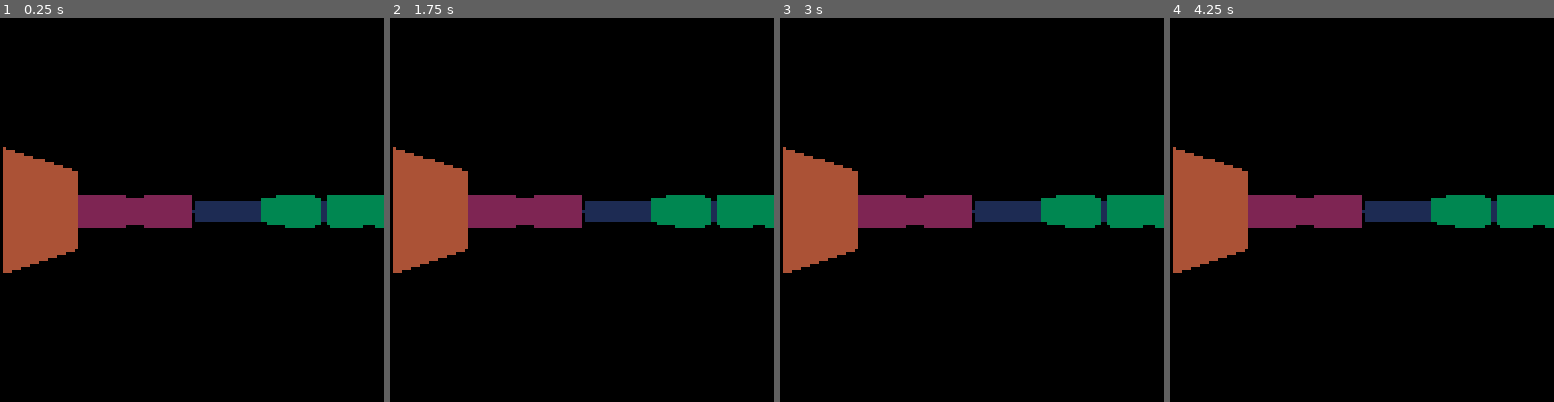
Above: before the commit, frames 1-4 (left to right).
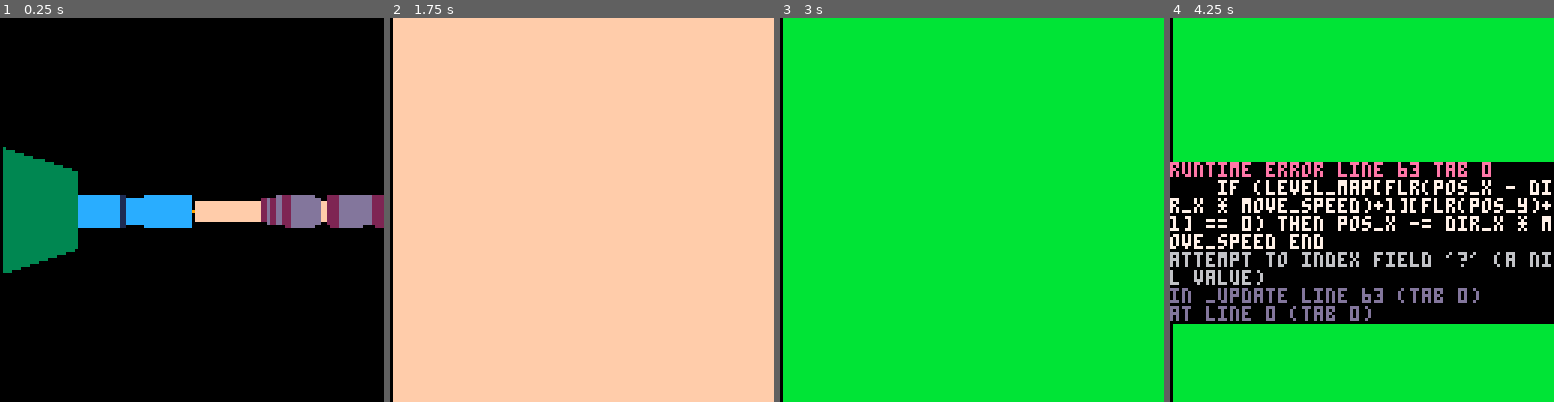
Above: after the commit, the same moments.

Repository: garyjohnson/pico8-sandbox
Game: PICO-8 cartridge raycasting/raycasting.p8
Two runs of this game, one before a commit and one after it. Both use one fixed random seed, a clock stepped at 60 frames per second and the inputs below.
Inputs:
- Up to frame 1 (0.25 s): no input
- Up to frame 2 (1.75 s): tap X (X key) at 0.33, 1.07 s; tap O (Z key) at 0.7, 1.7 s; hold Right from 1.6 s (still down)
- Up to frame 3 (3 s): tap X (X key) at 1.85, 2.97 s; release Right at 2.1 s; tap O (Z key) at 2.1, 2.5, 2.9 s; hold Up 2.15-2.42 s; hold Right from 2.47 s (still down)
- Up to frame 4 (4.25 s): release Right at 3.03 s; hold Left 3.08-3.58 s; tap O (Z key) at 3.3, 3.7, 4.1 s; hold Down 3.63-3.97 s; hold Right from 4.02 s (still down); tap X (X key) at 4.08 s

The runs differ from the first frame. In frame 1, 11% of the frame differs, in the area x 0-100%, y 33-67%; in frame 2, 99%, in the area x 0-100%, y 0-100%; in frame 3, 99%; in frame 4, 75%.
Error after the commit: runtime error line 63 tab 0; if (level_map[flr(pos_x - dir_x * move_speed)+1][flr(pos_y)+1] == 0) then pos_x -= dir_x * move_speed end; attempt to index field …

Commit message:
Movement, wip

Diff:
--- a/raycasting/raycasting.p8
+++ b/raycasting/raycasting.p8
@@ -2,21 +2,25 @@
 version 8
 __lua__
 
+KEY_LEFT=0
+KEY_RIGHT=1
+KEY_UP=2
+KEY_DOWN=3
+
 screen_width=128
 screen_height=128
 
 map_width=24
 map_height=24
 
-position_x=22
-position_y=12
-direction_x=-1
-direction_y=0
+pos_x=22
+pos_y=12
+dir_x=-1
+dir_y=0
 plane_x=0
 plane_y=0.66
 time=0
 old_time=0
-
 
 level_map={
   {1,1,1,1,1,1,1,1,1,1,1,1,1,1,1,1,1,1,1,1,1,1,1,1},
@@ -49,16 +53,47 @@
 end
 
 function _update()
+  move_speed = 5 * 1/60
+  rotate_speed = 3 * 1/60
+
+  if (btn(KEY_UP)) then
+    printh('up')
+    if (level_map[flr(pos_x + dir_x * move_speed)+1][flr(pos_y)+1] == 0) then pos_x += dir_x * move_speed end
+    if (level_map[flr(pos_x)+1][flr(pos_y + dir_y * move_speed)+1] == 0) then pos_y += dir_y * move_speed end
+  end
+  if (btn(KEY_DOWN)) then
+    printh('down')
+    if (level_map[flr(pos_x - dir_x * move_speed)+1][flr(pos_y)+1] == 0) then pos_x -= dir_x * move_speed end
+    if (level_map[flr(pos_x)+1][flr(pos_y - dir_y * move_speed)+1] == 0) then pos_y -= dir_y * move_speed end
+  end
+  if (btn(KEY_LEFT)) then
+    printh('left')
+    olddir_x = dir_x
+    dir_x = dir_x + cos(-rotate_speed) - dir_y * sin(-rotate_speed)
+    dir_y = olddir_x * sin(-rotate_speed) + dir_y * cos(-rotate_speed)
+    oldplane_x = plane_x
+    plane_x = plane_x * cos(-rotate_speed) - plane_y * sin(-rotate_speed)
+    plane_y = oldplane_x * sin(-rotate_speed) + plane_y * cos(-rotate_speed)
+  end
+  if (btn(KEY_RIGHT)) then
+    printh('right')
+    olddir_x = dir_x
+    dir_x = dir_x + cos(rotate_speed) - dir_y * sin(rotate_speed)
+    dir_y = olddir_x * sin(rotate_speed) + dir_y * cos(rotate_speed)
+    oldplane_x = plane_x
+    plane_x = plane_x * cos(rotate_speed) - plane_y * sin(rotate_speed)
+    plane_y = oldplane_x * sin(rotate_speed) + plane_y * cos(rotate_speed)
+  end
 end
 
 function _draw()
   rectfill(0,0,screen_width-1,screen_height-1,0)
   for x=1,screen_width do
     camera_x = 2 * x / screen_width - 1
-    raypos_x = position_x
-    raypos_y = position_y
-    raydir_x = direction_x + plane_x * camera_x
-    raydir_y = direction_y + plane_y * camera_x
+    raypos_x = pos_x
+    raypos_y = pos_y
+    raydir_x = dir_x + plane_x * camera_x
+    raydir_y = dir_y + plane_y * camera_x
     map_x = flr(raypos_x)
     map_y = flr(raypos_y)
     sidedist_x = 0
@@ -117,7 +152,19 @@
     draw_end = min(line_height / 2 + screen_height / 2, screen_height-1)
 
     --printh("x"..x.."y1"..draw_start.."y2"..draw_end)
-    line(x, draw_start, x, draw_end, level_map[map_x][map_y])
+
+    wall_colors = {
+      {15, 9},
+      {12, 1},
+      {13, 2},
+      {11, 3},
+      {6, 5},
+    }
+
+    wall_type = level_map[map_x][map_y]
+    wall_color = wall_colors[wall_type][side+1]
+
+    line(x, draw_start, x, draw_end, wall_color)
   end
 
 end
